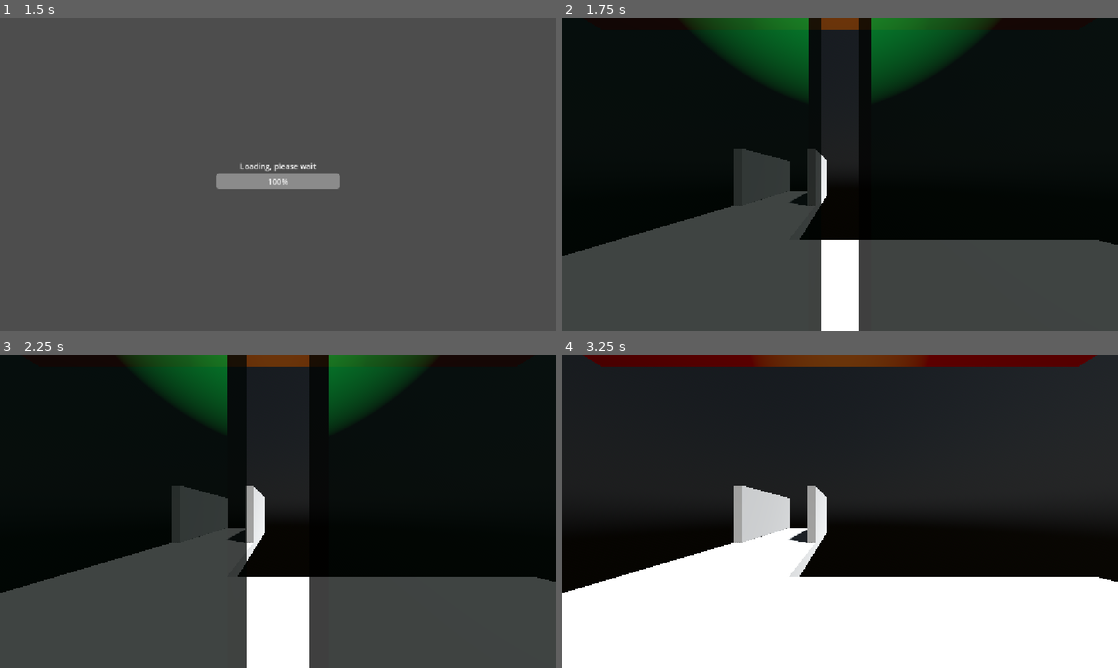
Above: before the commit, frames 1-4 (two rows, left to right).
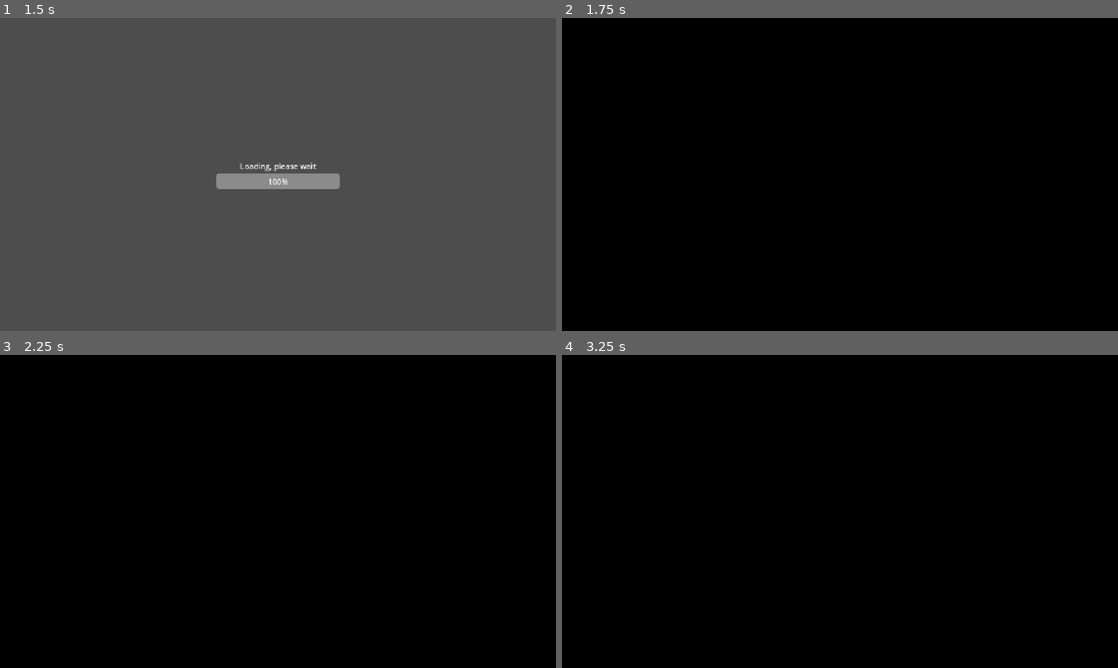
Above: after the commit, the same moments.

Repository: SysadmnIvy27/SDEV-148-Final-Breakthrough
Game: Godot game, scene res://main/main.tscn
Same seed, same stepped clock (60 frames per second), same inputs: the game is played once before the commit and once after it.
Inputs (mouse positions are in pixels of both pictures, inside the frame that each line leads up to):
- Up to frame 1 (1.5 s): click "Debug level" at 0.5 s; tap Enter at 1.25 s; move the mouse to (400, 158) at 1.27 s; hold D (right) from 1.28 s (still down); tap V (swap_view) at 1.35 s
- Up to frame 2 (1.75 s): keep holding D (right); tap Space (jump) at 1.52 s
- Up to frame 3 (2.25 s): move the mouse to (250, 511) at 2.02 s; release D (right) at 2.03 s; hold W (forward) from 2.03 s (still down); tap V (swap_view) at 2.1 s
- Up to frame 4 (3.25 s): keep holding W (forward); tap Space (jump) at 2.27 s; move the mouse to (851, 505) at 2.77 s; tap V (swap_view) at 2.85 s

Frame 1 is identical in both runs. In frame 2, 45% of the frame differs, in the area x 0-100%, y 0-100%; in frame 3, 45%; in frame 4, 83%.

Commit message:
Load in WIP

Diff:
--- a/entities/cryopods/cryopod.gd
+++ b/entities/cryopods/cryopod.gd
@@ -18,6 +18,7 @@
 func _on_player_join():
 	spawnable = false
 	spawned_player.lock_movement = true
+	await get_tree().create_timer(4).timeout
 	anim.play(&"open")
 	await anim.animation_finished
 	spawned_player.lock_movement = false
--- a/player/player.gd
+++ b/player/player.gd
@@ -6,11 +6,12 @@
 @onready var step_ray: RayCast3D = $StepRay
 @onready var server_sync : MultiplayerSynchronizer = $MultiplayerSynchronizer
 @onready var player_input : PlayerInputSyncronizer = $InputSynchronizer
+@onready var color_rect: ColorRect = $ColorRect
 
 @export var current_speed = 5.0
 @export var deceleration = 2.0
 @export var mouse_sensivity = GameGlobals.mouse_sens
-@export var lock_movement = false
+@export var lock_movement = true
 @export var lock_interaction = false
 @export var player_id: int = 1:
 	set(value):
@@ -26,37 +27,17 @@
 var drone : Node
 
 func _ready() -> void:
-	#server_sync.replication_config.property_set_replication_mode(^".:rotation",SceneReplicationConfig.REPLICATION_MODE_NEVER)
-	#server_sync.replication_config.property_set_replication_mode(^"neck:rotation",SceneReplicationConfig.REPLICATION_MODE_NEVER)
 	GameGlobals.mouse_is_controling = true
 	if not multiplayer.is_server():
 		set_process(false)
+	#var load_tween = get_tree().create_tween()
+	#load_tween.tween_property(ColorRect, "modulate.a", 0.0, 3.0)
+	#await load_tween.finished
+
 
 func _physics_process(delta: float) -> void:
-	'''
-	if lock_movement:
-		server_sync.replication_config.property_set_replication_mode(^".:rotation",SceneReplicationConfig.REPLICATION_MODE_ALWAYS)
-		server_sync.replication_config.property_set_replication_mode(^"neck:rotation",SceneReplicationConfig.REPLICATION_MODE_ALWAYS)
-	else:
-		server_sync.replication_config.property_set_replication_mode(^".:rotation",SceneReplicationConfig.REPLICATION_MODE_NEVER)
-		server_sync.replication_config.property_set_replication_mode(^"neck:rotation",SceneReplicationConfig.REPLICATION_MODE_NEVER)
-	'''
 	if multiplayer.is_server():
 		apply_input(delta)
-	"""
-	if lock_movement:
-		set_process_input(false)
-		return
-	else:
-		set_process_input(true)
-	# Add the gravity.
-	if is_on_floor():
-		velocity = Vector3.ZERO
-	if Input.is_action_pressed("sprint") and not lock_movement:
-
-	else:
-		current_speed = walk_speed
-	"""
 
 func apply_input(delta):
 	# player movement
@@ -93,15 +74,3 @@
 func sprint():
 	current_speed = sprint_speed
 	player_input.sprinting = false
-
-'''
-@rpc("call_remote")
-func lock_rotation():
-	# temporarily controls player rotation for cryo positioning
-	if lock_movement:
-		server_sync.replication_config.property_set_replication_mode(^".:rotation",SceneReplicationConfig.REPLICATION_MODE_ALWAYS)
-		server_sync.replication_config.property_set_replication_mode(^"neck:rotation",SceneReplicationConfig.REPLICATION_MODE_ALWAYS)
-	else:
-		server_sync.replication_config.property_set_replication_mode(^".:rotation",SceneReplicationConfig.REPLICATION_MODE_NEVER)
-		server_sync.replication_config.property_set_replication_mode(^"neck:rotation",SceneReplicationConfig.REPLICATION_MODE_NEVER)
-'''
--- a/player/player.tscn
+++ b/player/player.tscn
@@ -86,3 +86,11 @@
 [node name="StepRay" type="RayCast3D" parent="." unique_id=881613372]
 transform = Transform3D(1, 0, 0, 0, -4.371139e-08, -1, 0, 1, -4.371139e-08, 0, 0.19999993, 0)
 target_position = Vector3(0, -1.5, 0)
+
+[node name="ColorRect" type="ColorRect" parent="." unique_id=1094584264]
+anchors_preset = 15
+anchor_right = 1.0
+anchor_bottom = 1.0
+grow_horizontal = 2
+grow_vertical = 2
+color = Color(0, 0, 0, 1)
